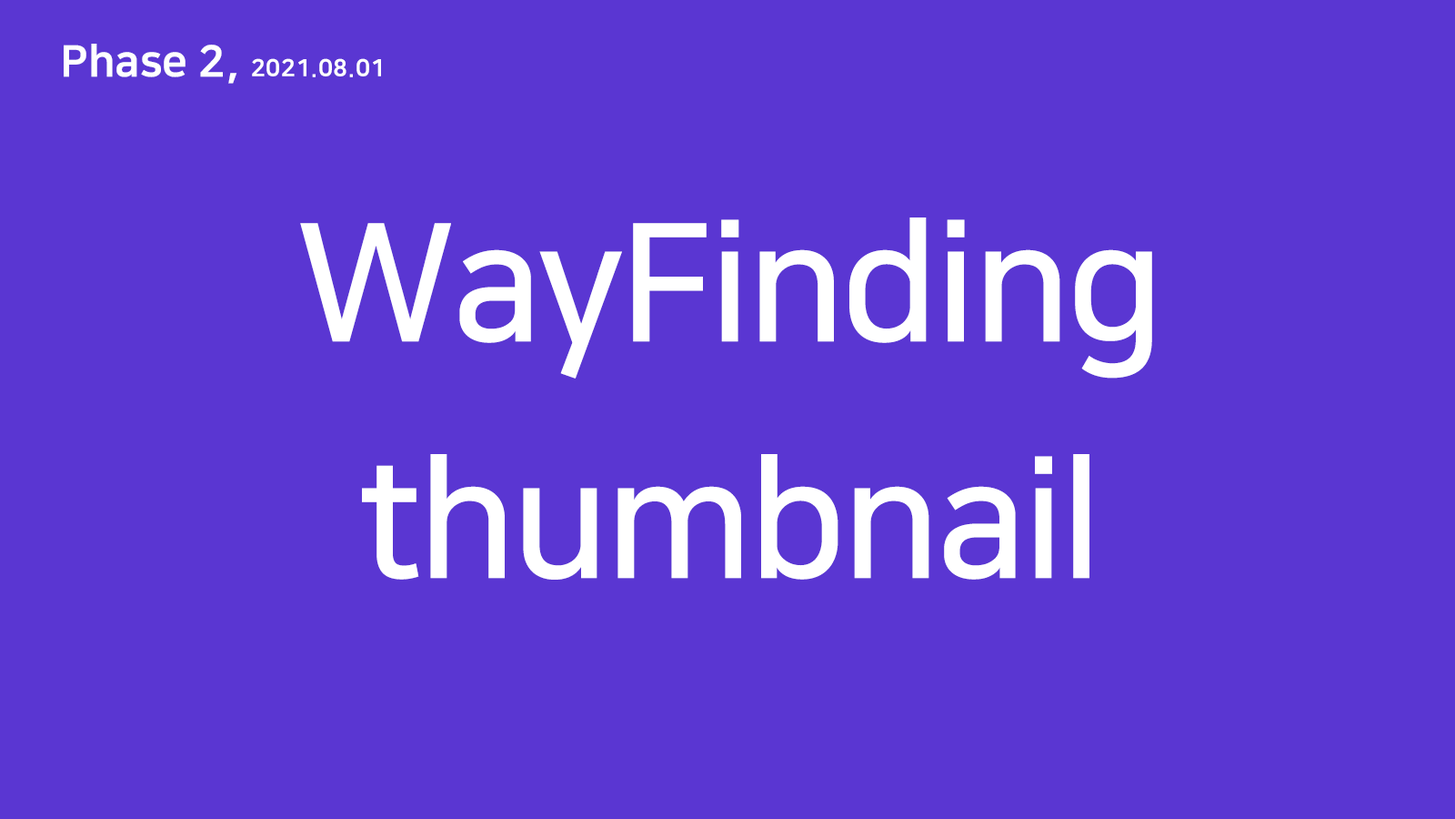
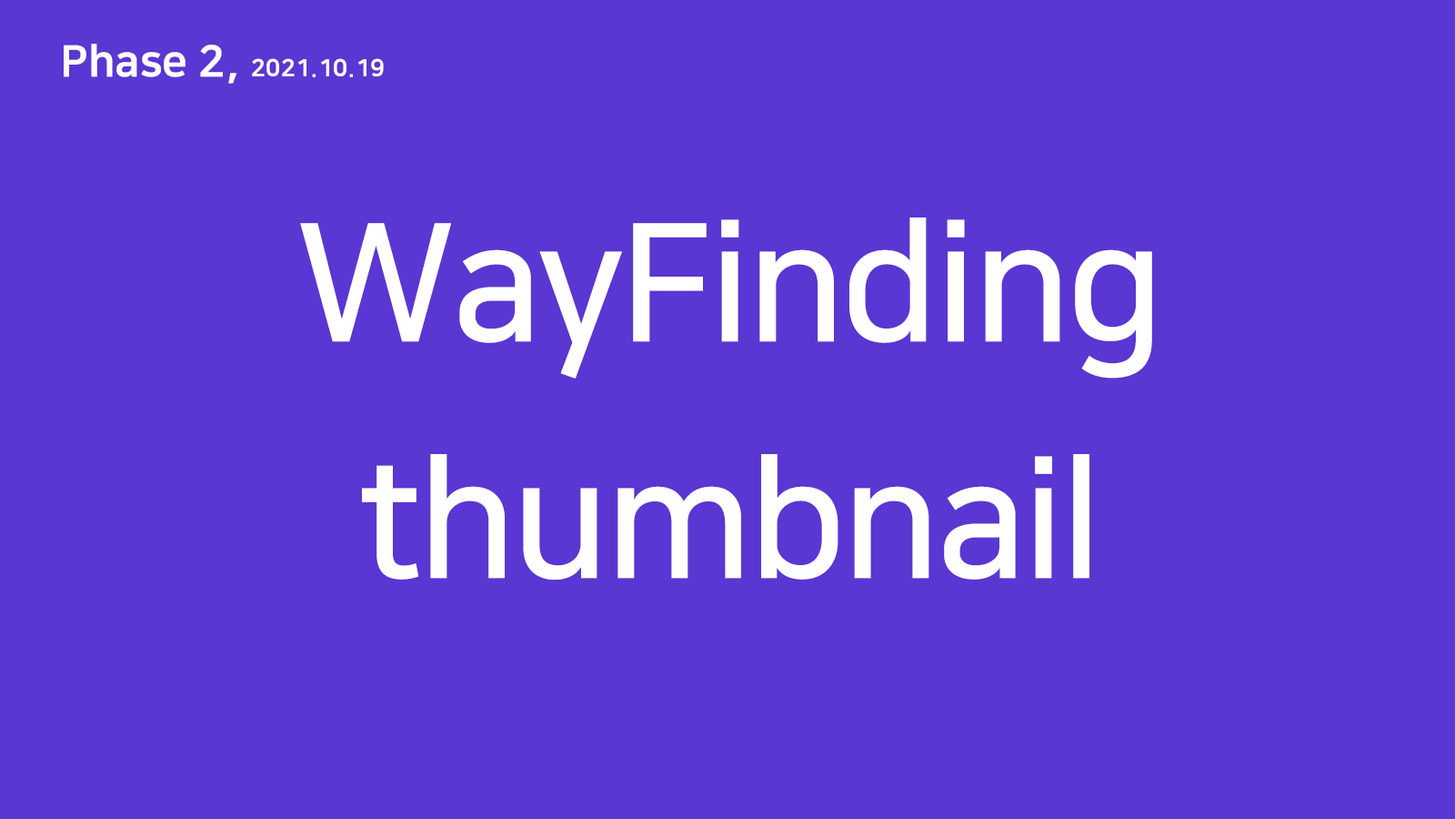
Two versions of the same layered image (1455×819). Layer-by-layer changes:
renamed "Phase 2, 2021.08.01" to "Phase 2, 2021.10.19", painted on it over [left=319, top=58, right=384, bottom=77]
